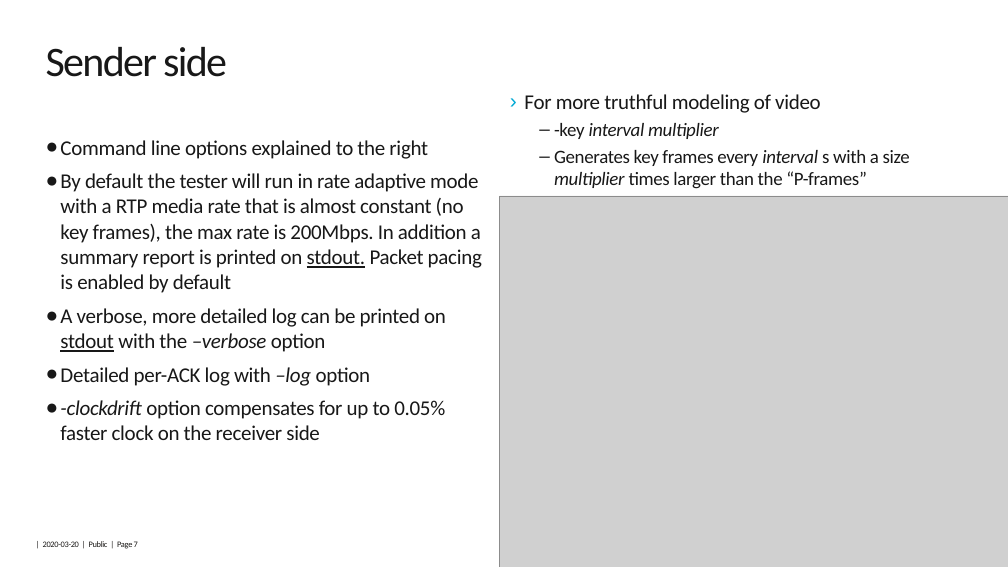
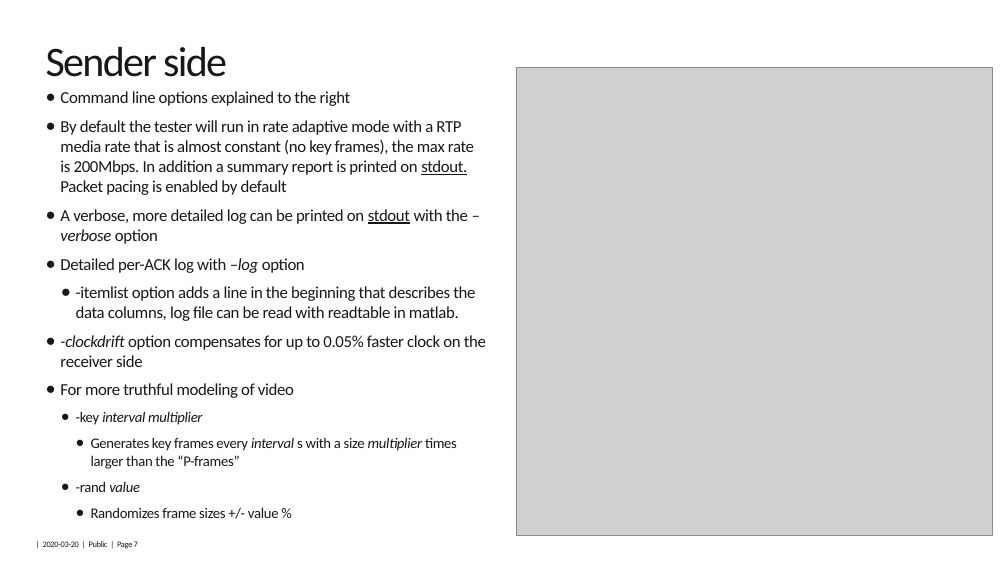
Before and after one commit to 5G-VCA-CC/scream, a slide deck: slide 7 of code/bw-test-tool/SCReAM-BW-test-tool.pptx. Drawn at 1008x567 pixels with LibreOffice and Linux fonts; fonts in the diff are those of the drawing; grey boxes stand for pictures; background and template pictures are left out. Boxes give left, top, right and bottom in pixels: in the first picture for what was removed or moved away, otherwise in the second. Text is boxed around its words. In the diff, an @@ line names an element or a change of style, - is before the commit and + after.

Commit message:
Update with new options and more items in logfile

```diff
--- a/code/bw-test-tool/SCReAM-BW-test-tool.pptx
+++ b/code/bw-test-tool/SCReAM-BW-test-tool.pptx
@@ text "Command line options explained to ...": place and size @@
-text "Command line options explained to ..." at <box>60,140,482,440</box>
+text "Command line options explained to ..." at <box>60,91,486,518</box>
@@ picture: place and size @@
-picture at <box>500,196,1008,567</box>
+picture at <box>516,67,993,535</box>
@@ text at <box>60,91,486,367</box>: size 20 to 16 pt in "Command line options explained to the right", "By default the tester will run in ...", "A verbose, more detailed log can be ...", "Detailed per-ACK log with –log option" and 1 more places @@
@@ text removed at <box>524,94,910,189</box> @@
-› For more truthful modeling of video
-  – -key interval multiplier
-  – Generates key frames every interval s with a size multiplier times larger than the “P-frames”
@@ text at <box>76,286,475,321</box>: paragraph added @@
+  ● -itemlist option adds a line in the beginning that describes the data columns, log file can be read with readtable in matlab.
@@ text at <box>60,383,457,518</box>: paragraphs added @@
+● For more truthful modeling of video
+  ● -key interval multiplier
+    ● Generates key frames every interval s with a size multiplier times larger than the “P-frames”
+  ● -rand value
+    ● Randomizes frame sizes +/- value %
```
Also in this commit, not shown: 2 other slides changed, 5 other files.
